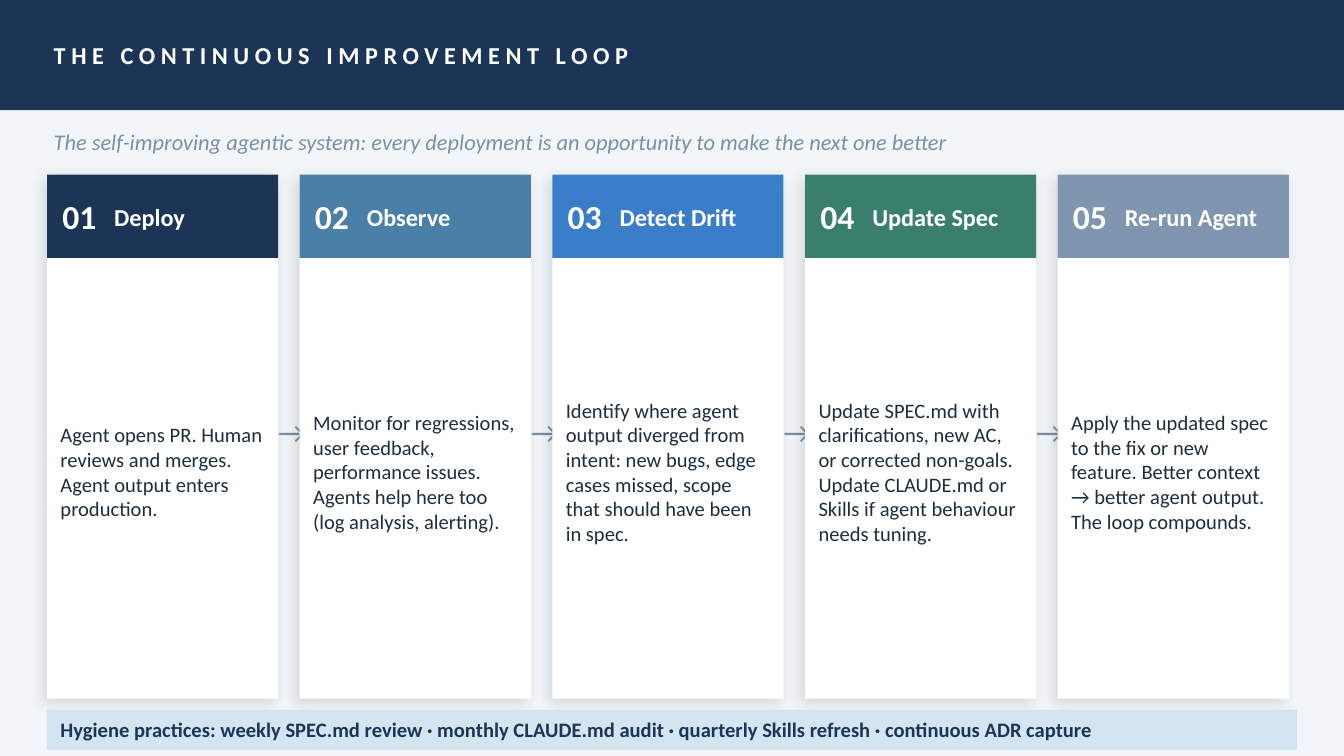
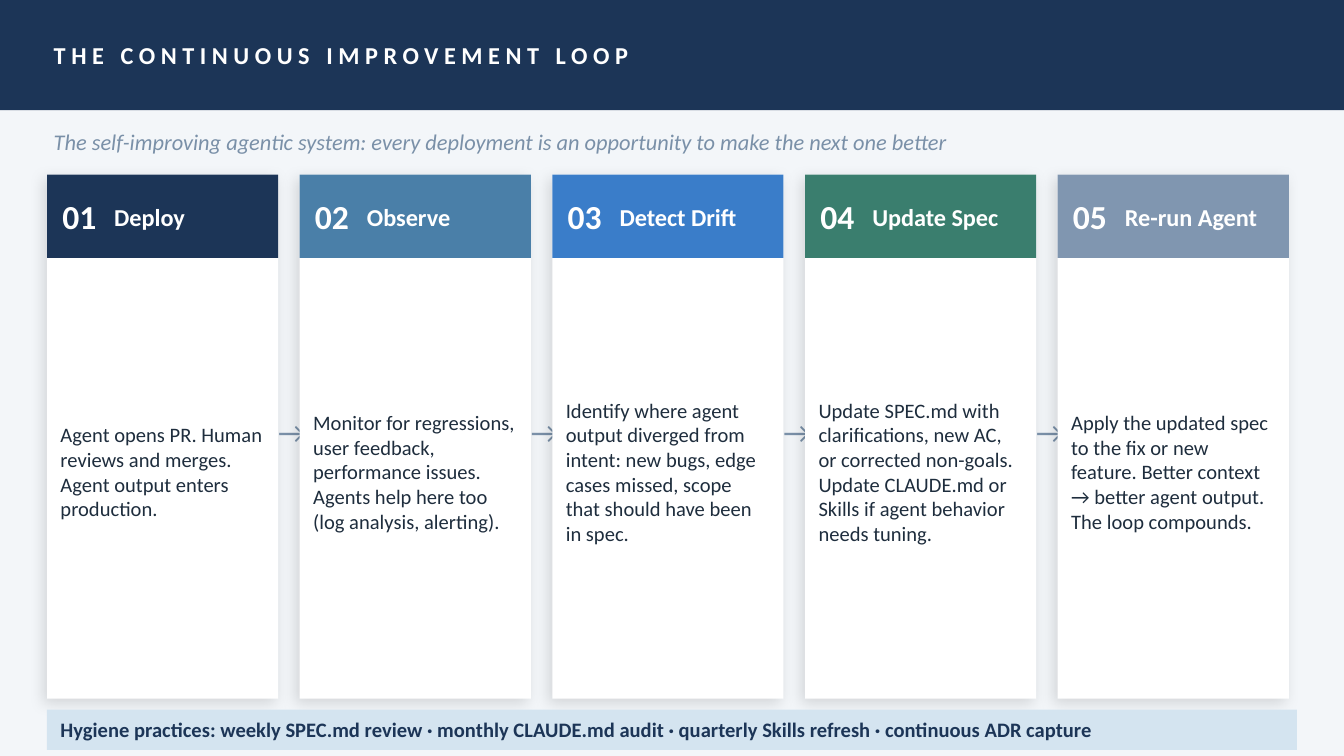
Before and after one commit to stainedhead/agentic-dev-training, a slide deck: slide 8 of slides/Module_06_Review_Hygiene.pptx. Drawn at 1344x756 pixels with LibreOffice and Linux fonts; fonts in the diff are those of the drawing. Boxes give left, top, right and bottom in pixels: in the first picture for what was removed or moved away, otherwise in the second. Text is boxed around its words. In the diff, an @@ line names an element or a change of style, - is before the commit and + after.

```diff
--- a/slides/Module_06_Review_Hygiene.pptx
+++ b/slides/Module_06_Review_Hygiene.pptx
@@ text at (x1=819, y1=403, x2=1013, y2=545): text changed @@
-Update SPEC.md with clarifications, new AC, or corrected non-goals. Update CLAUDE.md or Skills if agent behaviour needs tuning.
+Update SPEC.md with clarifications, new AC, or corrected non-goals. Update CLAUDE.md or Skills if agent behavior needs tuning.
```
Also in this commit, not shown: 2 other slides changed, 36 other files.
